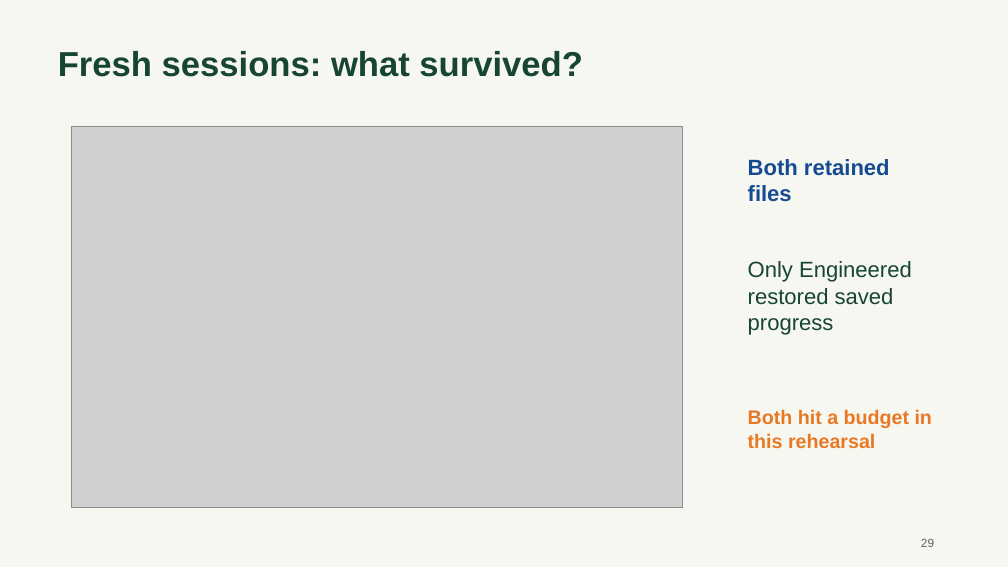
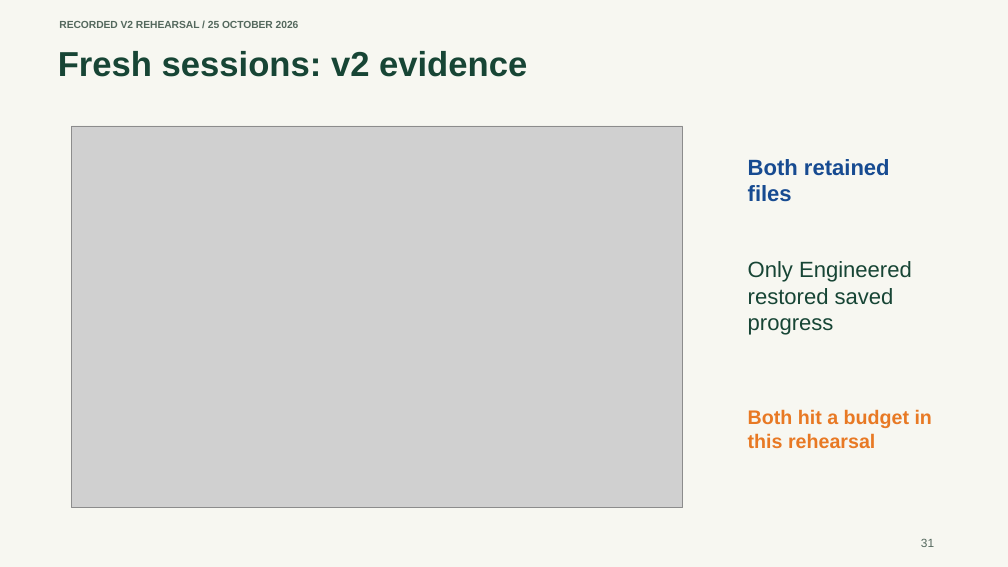
Before and after one commit to shubham-t/harness-lab, a slide deck: slide 31 of presentation/Agent-Harness-Workshop.pptx (slide 29 before the commit). Drawn at 1008x567 pixels with LibreOffice and Linux fonts; fonts in the diff are those of the drawing; grey boxes stand for pictures. Boxes give left, top, right and bottom in pixels: in the first picture for what was removed or moved away, otherwise in the second. Text is boxed around its words. In the diff, an @@ line names an element or a change of style, - is before the commit and + after.

Commit message:
Clarify live outcomes, harden rehearsal evaluation and record v3 evidence

```diff
--- a/presentation/Agent-Harness-Workshop.pptx
+++ b/presentation/Agent-Harness-Workshop.pptx
@@ text added at [59,21,299,28], 9.8 pt, text #54685D, bold @@
+RECORDED V2 REHEARSAL / 25 OCTOBER 2026
@@ text at [58,51,527,77]: text changed @@
-Fresh sessions: what survived?
+Fresh sessions: v2 evidence
@@ text at [921,539,934,547]: text changed @@
-29
+31
```
Also in this commit, not shown: 12 other slides changed, 2 slides added, 45 other files.
